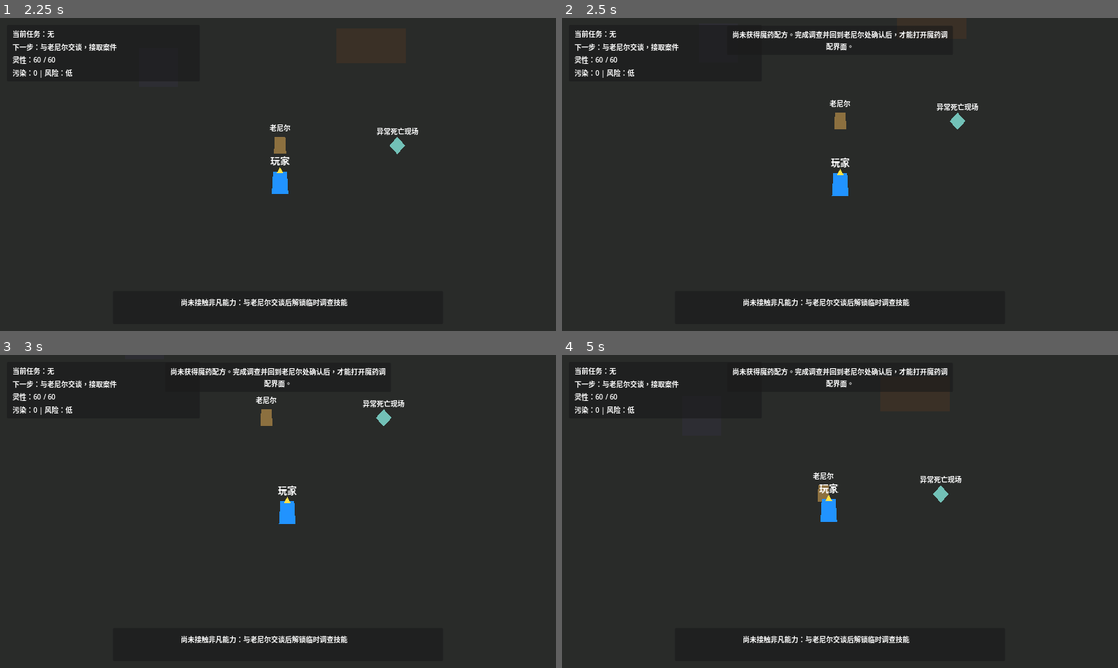
Above: before the commit, frames 1-4 (two rows, left to right).
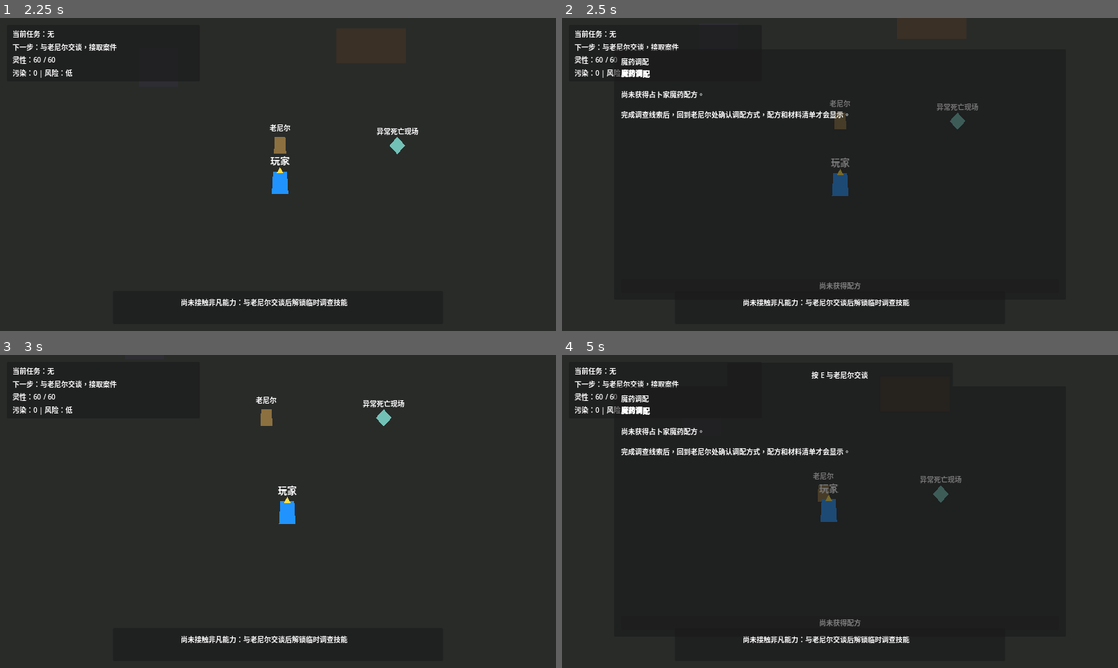
Above: after the commit, the same moments.

Repository: hcc7716-creator/Lord-of-the-Mysteries
Game: Godot game, scene res://scenes/main/MainMenu.tscn
The game is run twice, just before and just after one commit, with the same random seed, the same clock (stepped at 60 frames per second) and the same inputs.
Inputs:
- Up to frame 1 (2.25 s): click "开始游戏" at 0.5 s; tap Enter at 1.25, 1.35 s; hold D (move_right) 1.28-2.03 s; tap Keypad Enter at 1.55, 2.1 s; hold S (move_down) from 2.03 s (still down)
- Up to frame 2 (2.5 s): keep holding S (move_down); tap O at 2.3 s
- Up to frame 3 (3 s): release S (move_down) at 2.78 s; hold D (move_right) from 2.78 s (still down); tap O at 2.85 s
- Up to frame 4 (5 s): tap Enter at 3.05, 4.35 s; release D (move_right) at 3.53 s; hold W (move_up) 3.53-4.28 s; tap E (interact) at 3.6 s; tap Keypad Enter at 3.8 s; hold A (move_left) from 4.28 s (still down); tap O at 4.55 s; tap Escape at 4.9 s

Frame 1 is identical in both runs. In frame 2, 2.4% of the frame differs, in the area x 9-75%, y 4-90%; in frame 3, 0.6%; in frame 4, 2.5%, in the area x 9-72%, y 4-90%.

Commit message:
Add Seer advancement feedback

Diff:
--- a/scenes/ui/HUD.tscn
+++ b/scenes/ui/HUD.tscn
@@ -131,6 +131,118 @@
 text = "帮助：按住 Tab 临时查看 / H 切换显示"
 autowrap_mode = 2
 
+[node name="AdvancementDarken" type="ColorRect" parent="."]
+visible = false
+z_index = 110
+anchors_preset = 15
+anchor_right = 1.0
+anchor_bottom = 1.0
+mouse_filter = 2
+color = Color(0.0156863, 0.0196078, 0.027451, 0.72)
+
+[node name="AdvancementVFX" type="Control" parent="."]
+visible = false
+z_index = 115
+layout_mode = 3
+anchors_preset = 15
+anchor_right = 1.0
+anchor_bottom = 1.0
+mouse_filter = 2
+
+[node name="Pulse" type="ColorRect" parent="AdvancementVFX"]
+layout_mode = 1
+anchors_preset = 8
+anchor_left = 0.5
+anchor_top = 0.5
+anchor_right = 0.5
+anchor_bottom = 0.5
+offset_left = -32.0
+offset_top = -32.0
+offset_right = 32.0
+offset_bottom = 32.0
+grow_horizontal = 2
+grow_vertical = 2
+pivot_offset = Vector2(32, 32)
+mouse_filter = 2
+color = Color(0.741176, 0.627451, 0.333333, 0.5)
+
+[node name="Spark" type="Label" parent="AdvancementVFX"]
+layout_mode = 1
+anchors_preset = 8
+anchor_left = 0.5
+anchor_top = 0.5
+anchor_right = 0.5
+anchor_bottom = 0.5
+offset_left = -120.0
+offset_top = -48.0
+offset_right = 120.0
+offset_bottom = 48.0
+grow_horizontal = 2
+grow_vertical = 2
+theme_override_font_sizes/font_size = 58
+text = "*"
+horizontal_alignment = 1
+vertical_alignment = 1
+
+[node name="AdvancementPopup" type="PanelContainer" parent="."]
+visible = false
+z_index = 120
+anchors_preset = 8
+anchor_left = 0.5
+anchor_top = 0.5
+anchor_right = 0.5
+anchor_bottom = 0.5
+offset_left = -330.0
+offset_top = -220.0
+offset_right = 330.0
+offset_bottom = 220.0
+grow_horizontal = 2
+grow_vertical = 2
+
+[node name="MarginContainer" type="MarginContainer" parent="AdvancementPopup"]
+layout_mode = 2
+theme_override_constants/margin_left = 28
+theme_override_constants/margin_top = 24
+theme_override_constants/margin_right = 28
+theme_override_constants/margin_bottom = 24
+
+[node name="VBoxContainer" type="VBoxContainer" parent="AdvancementPopup/MarginContainer"]
+layout_mode = 2
+theme_override_constants/separation = 12
+
+[node name="Title" type="Label" parent="AdvancementPopup/MarginContainer/VBoxContainer"]
+layout_mode = 2
+theme_override_font_sizes/font_size = 32
+text = "晋升成功"
+horizontal_alignment = 1
+
+[node name="Subtitle" type="Label" parent="AdvancementPopup/MarginContainer/VBoxContainer"]
+layout_mode = 2
+theme_override_font_sizes/font_size = 22
+text = "序列 9 占卜家 / Seer"
+horizontal_alignment = 1
+
+[node name="SpiritualityLabel" type="Label" parent="AdvancementPopup/MarginContainer/VBoxContainer"]
+layout_mode = 2
+text = "灵性上限：90 / 90"
+horizontal_alignment = 1
+
+[node name="UnlockedTitle" type="Label" parent="AdvancementPopup/MarginContainer/VBoxContainer"]
+layout_mode = 2
+theme_override_font_sizes/font_size = 20
+text = "解锁技能"
+
+[node name="SkillList" type="RichTextLabel" parent="AdvancementPopup/MarginContainer/VBoxContainer"]
+custom_minimum_size = Vector2(0, 150)
+layout_mode = 2
+fit_content = false
+scroll_active = false
+text = ""
+
+[node name="ContinueButton" type="Button" parent="AdvancementPopup/MarginContainer/VBoxContainer"]
+layout_mode = 2
+text = "继续"
+
 [node name="DialogueBox" parent="." instance=ExtResource("2")]
 
 [node name="InventoryPanel" parent="." instance=ExtResource("3")]
--- a/scripts/ui/HUD.gd
+++ b/scripts/ui/HUD.gd
@@ -17,12 +17,23 @@
 @onready var skill_bar: PanelContainer = $SkillBar
 @onready var pendulum_divination_panel: PanelContainer = $PendulumDivinationPanel
 @onready var paper_divination_panel: PanelContainer = $PaperDivinationPanel
+@onready var advancement_darken: ColorRect = $AdvancementDarken
+@onready var advancement_vfx: Control = $AdvancementVFX
+@onready var advancement_pulse: ColorRect = $AdvancementVFX/Pulse
+@onready var advancement_spark: Label = $AdvancementVFX/Spark
+@onready var advancement_popup: PanelContainer = $AdvancementPopup
+@onready var advancement_title: Label = $AdvancementPopup/MarginContainer/VBoxContainer/Title
+@onready var advancement_subtitle: Label = $AdvancementPopup/MarginContainer/VBoxContainer/Subtitle
+@onready var advancement_spirituality_label: Label = $AdvancementPopup/MarginContainer/VBoxContainer/SpiritualityLabel
+@onready var advancement_skill_list: RichTextLabel = $AdvancementPopup/MarginContainer/VBoxContainer/SkillList
+@onready var advancement_continue_button: Button = $AdvancementPopup/MarginContainer/VBoxContainer/ContinueButton
 
 var help_panel_pinned := false
 var interaction_hint := ""
 var transient_message := ""
 var feedback_generation := 0
 var spiritual_vision_tween: Tween = null
+var advancement_tween: Tween = null
 
 
 func _ready() -> void:
@@ -35,6 +46,8 @@
 	ClueManager.notebook_updated.connect(_on_notebook_updated)
 	SkillManager.spiritual_vision_changed.connect(_on_spiritual_vision_changed)
 	PotionManager.potion_brewed.connect(func(_sequence_id: String): refresh_all())
+	AdvancementManager.advancement_success.connect(_on_advancement_success)
+	advancement_continue_button.pressed.connect(_hide_advancement_feedback)
 	DialogueManager.dialogue_started.connect(_on_dialogue_started)
 	DialogueManager.dialogue_finished.connect(_on_dialogue_finished)
 	_on_spiritual_vision_changed(SkillManager.spiritual_vision_active)
@@ -43,6 +56,15 @@
 
 func _process(_delta: float) -> void:
 	help_panel.visible = help_panel_pinned or Input.is_key_pressed(KEY_TAB)
+
+
+func _unhandled_input(event: InputEvent) -> void:
+	if not advancement_popup.visible:
+		return
+	if event is InputEventKey and event.pressed and not event.echo:
+		if event.keycode == KEY_ENTER or event.keycode == KEY_KP_ENTER or event.keycode == KEY_ESCAPE:
+			_hide_advancement_feedback()
+			get_viewport().set_input_as_handled()
 
 
 func refresh_all() -> void:
@@ -95,9 +117,6 @@
 
 
 func toggle_potion_panel() -> void:
-	if not PotionManager.has_recipe_unlocked():
-		show_status_message("尚未获得魔药配方。完成调查并回到老尼尔处确认后，才能打开魔药调配界面。")
-		return
 	_toggle_panel(potion_panel)
 
 
@@ -242,3 +261,77 @@
 	skill_bar.visible = true
 	if skill_bar.has_method("refresh"):
 		skill_bar.refresh()
+
+
+func _on_advancement_success(sequence_id: String) -> void:
+	refresh_all()
+	_close_overlay_panels()
+	skill_bar.visible = false
+	_show_advancement_feedback(sequence_id)
+
+
+func _show_advancement_feedback(sequence_id: String) -> void:
+	if advancement_tween:
+		advancement_tween.kill()
+
+	var sequence := DataManager.get_sequence(sequence_id)
+	advancement_title.text = "晋升成功"
+	advancement_subtitle.text = "序列 %s %s / %s" % [
+		str(sequence.get("sequence_number", "?")),
+		sequence.get("sequence_name_cn", "未知序列"),
+		sequence.get("sequence_name_en", "Unknown"),
+	]
+	advancement_spirituality_label.text = "灵性上限：%d / %d" % [
+		CorruptionManager.spirituality,
+		CorruptionManager.max_spirituality,
+	]
+	advancement_skill_list.text = _format_unlocked_skill_list(sequence.get("abilities", []))
+
+	advancement_darken.visible = true
+	advancement_vfx.visible = true
+	advancement_popup.visible = true
+	advancement_darken.modulate.a = 0.0
+	advancement_vfx.modulate.a = 0.0
+	advancement_popup.modulate.a = 0.0
+	advancement_pulse.scale = Vector2(0.35, 0.35)
+	advancement_pulse.modulate.a = 0.85
+	advancement_spark.modulate.a = 0.0
+
+	advancement_tween = create_tween()
+	advancement_tween.tween_property(advancement_darken, "modulate:a", 1.0, 0.25)
+	advancement_tween.parallel().tween_property(advancement_vfx, "modulate:a", 1.0, 0.25)
+	advancement_tween.parallel().tween_property(advancement_spark, "modulate:a", 1.0, 0.25)
+	advancement_tween.tween_property(advancement_pulse, "scale", Vector2(7.0, 7.0), 0.55)
+	advancement_tween.parallel().tween_property(advancement_pulse, "modulate:a", 0.0, 0.55)
+	advancement_tween.parallel().tween_property(advancement_spark, "modulate:a", 0.0, 0.55)
+	advancement_tween.tween_property(advancement_popup, "modulate:a", 1.0, 0.25)
+
+
+func _hide_advancement_feedback() -> void:
+	if advancement_tween:
+		advancement_tween.kill()
+	advancement_tween = create_tween()
+	advancement_tween.tween_property(advancement_popup, "modulate:a", 0.0, 0.15)
+	advancement_tween.parallel().tween_property(advancement_darken, "modulate:a", 0.0, 0.2)
+	advancement_tween.parallel().tween_property(advancement_vfx, "modulate:a", 0.0, 0.2)
+	advancement_tween.tween_callback(func():
+		advancement_popup.visible = false
+		advancement_darken.visible = false
+		advancement_vfx.visible = false
+		skill_bar.visible = true
+		if skill_bar.has_method("refresh"):
+			skill_bar.refresh()
+	)
+
+
+func _format_unlocked_skill_list(skill_ids: Array) -> String:
+	var text := ""
+	for skill_id in skill_ids:
+		var skill := DataManager.get_ability(str(skill_id))
+		if skill.is_empty():
+			continue
+		text += "✓ %s / %s\n" % [
+			skill.get("ability_name_cn", str(skill_id)),
+			skill.get("ability_name_en", ""),
+		]
+	return text.strip_edges()
